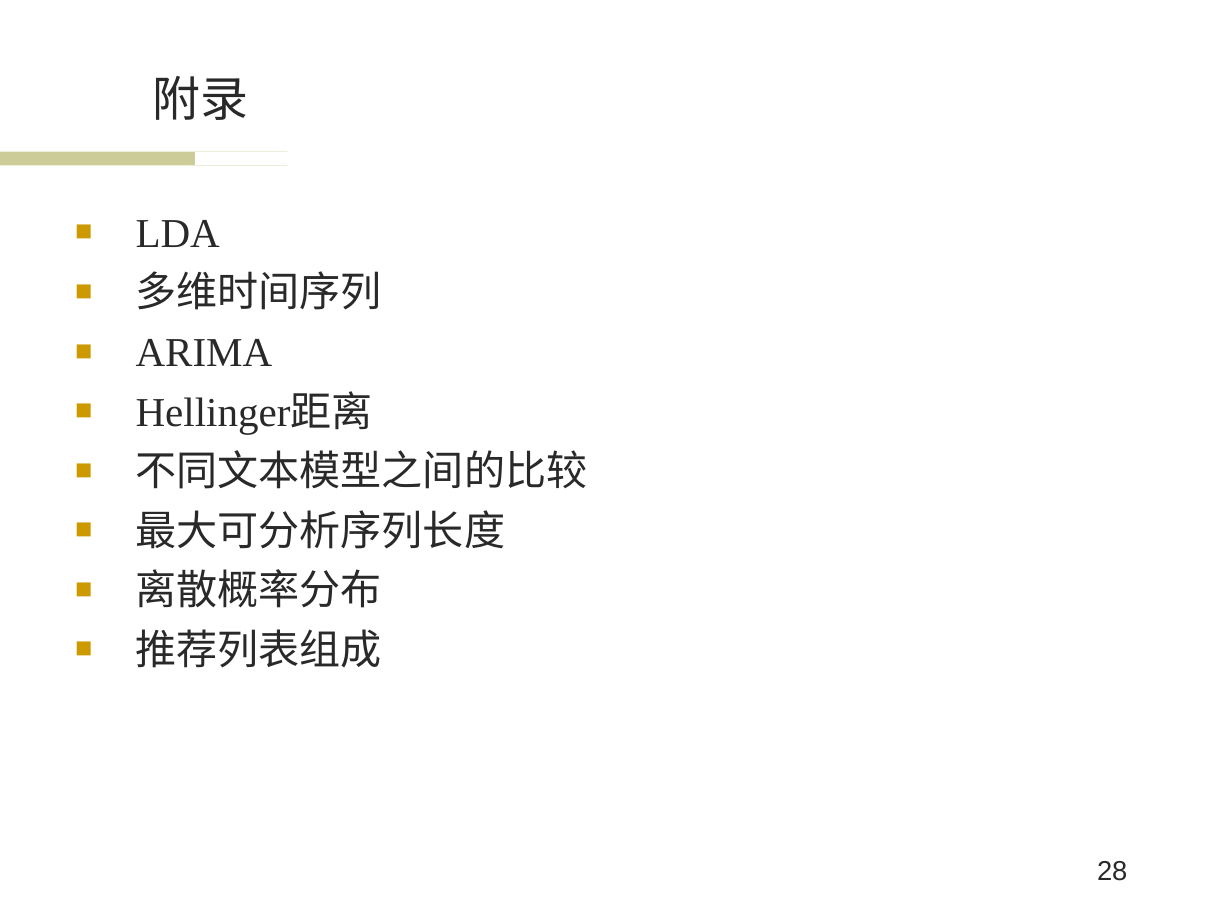
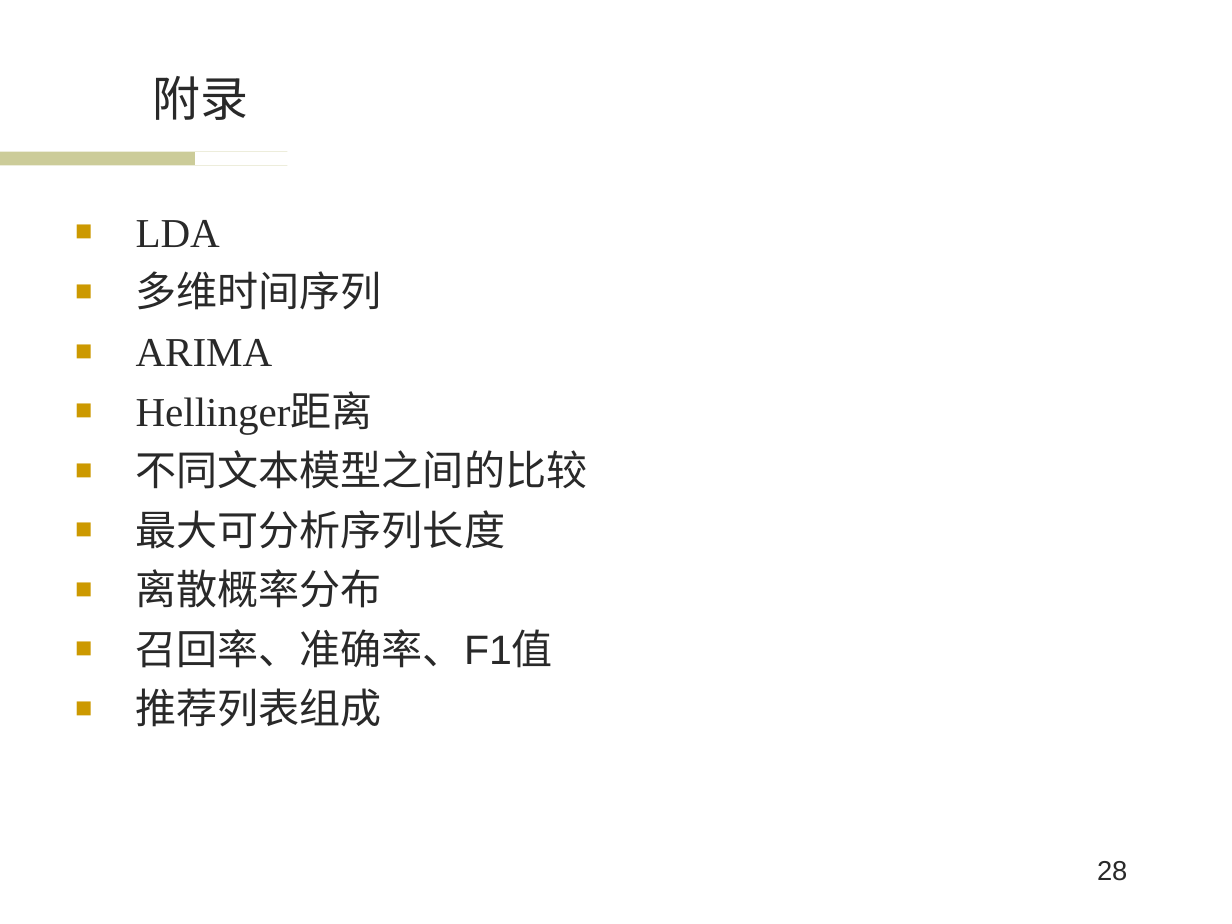
Before and after one commit to wwssttt/NJUThesis, a slide deck: slide 28 of 答辩准备/一种基于时间序列分析的个性化音乐推荐系统及其实现.ppt. Drawn at 1232x924 pixels with LibreOffice and Linux fonts; fonts in the diff are those of the drawing; background and template pictures are left out. Boxes give left, top, right and bottom in pixels: in the first picture for what was removed or moved away, otherwise in the second. Text is boxed around its words. In the diff, an @@ line names an element or a change of style, - is before the commit and + after.

Commit message:
召回率、准确率、F1值

```diff
--- a/答辩准备/一种基于时间序列分析的个性化音乐推荐系统及其实现.ppt
+++ b/答辩准备/一种基于时间序列分析的个性化音乐推荐系统及其实现.ppt
@@ text at [136,629,554,668]: paragraph added @@
+■ 召回率、准确率、F1值
```
Also in this commit, not shown: 1 slide added, 2 other files.
